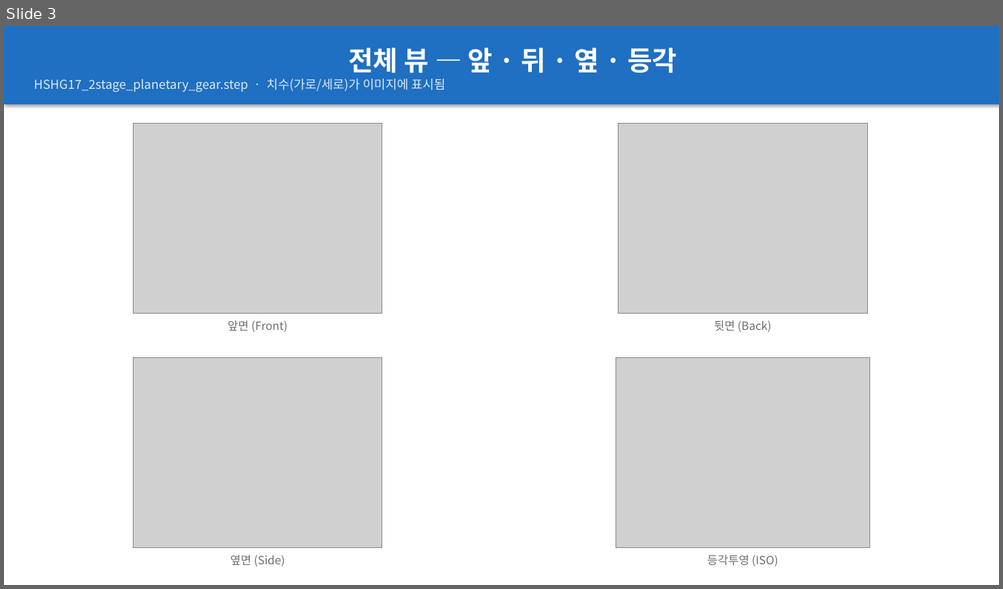
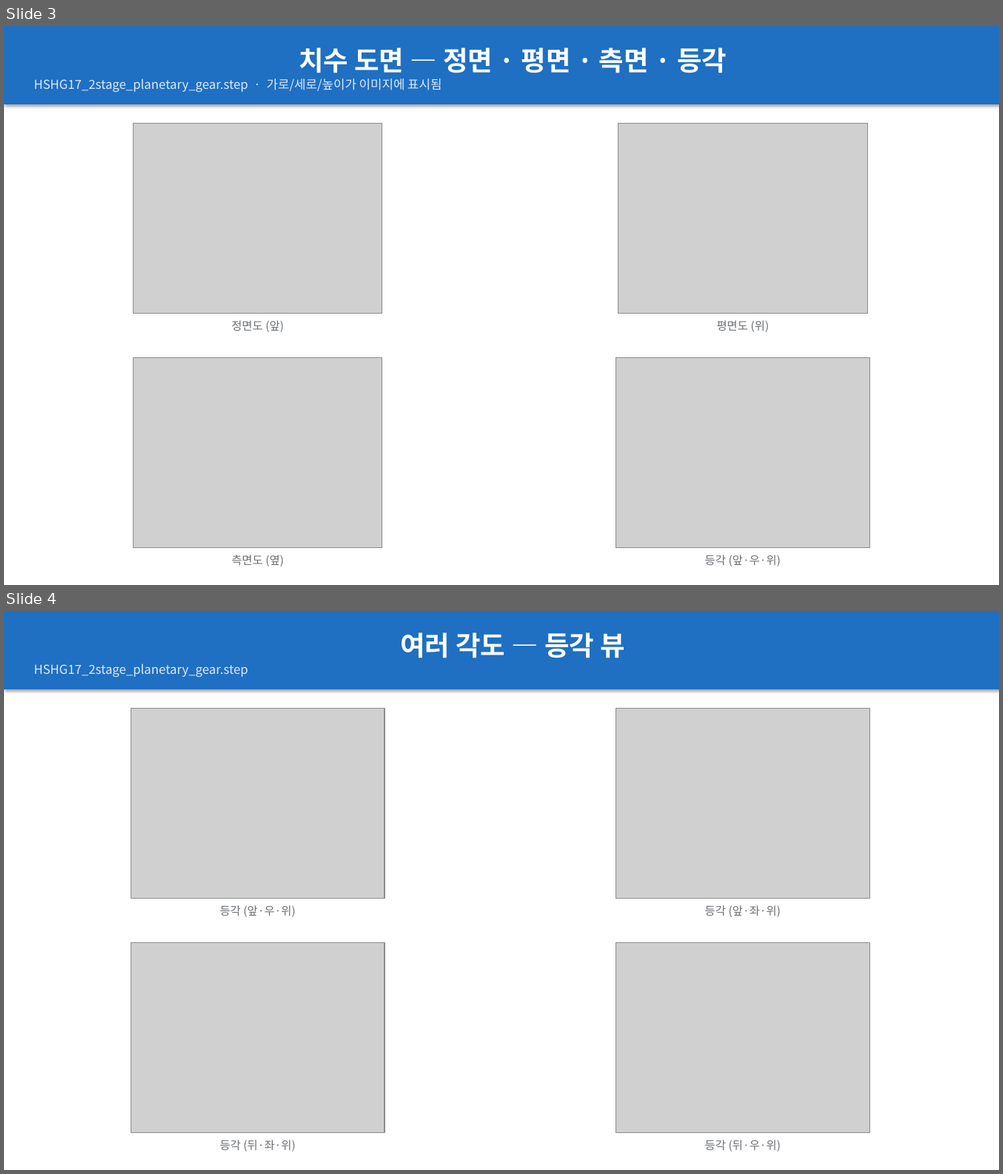
Before and after one commit to Seobuk/Argos, a slide deck: examples/planetary_gear/report/HSHG17_2stage_planetary_gear_report.pptx. Shown one above the other, each under a label of ours: slide 3 before the commit, slides 3 and 4 after it. The pictures are 1003x589 and 1003x1174 pixels, drawn with LibreOffice and Linux fonts; fonts in the diff are those of the drawing; grey boxes stand for pictures. Boxes give left, top, right and bottom in pixels: in the first picture for what was removed or moved away, otherwise in the second. Text is boxed around its words. In the diff, an @@ line names an element or a change of style, - is before the commit and + after.

Commit message:
feature/step-report: refocus report on size + multi-angle photos
Per request, the default report is now visual/dimensional rather than
robot-dynamics oriented:
- Mass / inertia / URDF slides are OFF by default (add back with --with-mass).
  URDF is only computed/written when --with-mass is given.
- Dimensions stated as 가로(X) · 세로(Y) · 높이(Z); each orthographic view is
  annotated with its in-plane dims using these names (consistent everywhere).
- Standard 삼면도: front / TOP / side + iso. Top replaces the redundant back
  view and shows the footprint — fixes flat parts (a PCB only reads from above).
- New "여러 각도" gallery: 4 isometric corners (turntable). Title slide shows
  the part + size.

Slides: title / dimensions / dimensioned-drawing / multi-angle / diameters.
Planetary-gear example regenerated (7 renders); URDF file dropped from it.

```diff
--- a/examples/planetary_gear/report/HSHG17_2stage_planetary_gear_report.pptx
+++ b/examples/planetary_gear/report/HSHG17_2stage_planetary_gear_report.pptx
@@ slide 4 added at [4,611,999,1170], background #FFFFFF @@
@@ rectangle added at [4,611,999,689], fill #1F6FC2, 12 pt, text #DDEAF8 @@
+여러 각도 — 등각 뷰
+HSHG17_2stage_planetary_gear.step
@@ picture added at [131,708,384,898] @@
@@ picture added at [616,708,870,898] @@
@@ text added at [220,906,295,917], 11 pt, text #6A6E73 @@
+등각 (앞·우·위)
@@ text added at [705,906,780,917], 11 pt, text #6A6E73 @@
+등각 (앞·좌·위)
@@ picture added at [131,943,384,1133] @@
@@ picture added at [616,943,870,1133] @@
@@ text added at [220,1140,295,1152], 11 pt, text #6A6E73 @@
+등각 (뒤·좌·위)
@@ text added at [705,1140,780,1152], 11 pt, text #6A6E73 @@
+등각 (뒤·우·위)
@@ slide 3 changed as well @@
@@ text in rectangle at [34,47,726,92]: text changed @@
-전체 뷰 — 앞 · 뒤 · 옆 · 등각
-HSHG17_2stage_planetary_gear.step · 치수(가로/세로)가 이미지에 표시됨
+치수 도면 — 정면 · 평면 · 측면 · 등각
+HSHG17_2stage_planetary_gear.step · 가로/세로/높이가 이미지에 표시됨
@@ text at [231,321,284,332]: text changed @@
-앞면 (Front)
+정면도 (앞)
@@ text at [717,321,769,332]: text changed @@
-뒷면 (Back)
+평면도 (위)
@@ text at [231,555,284,567]: text changed @@
-옆면 (Side)
+측면도 (옆)
@@ text at [705,555,780,567]: text changed @@
-등각투영 (ISO)
+등각 (앞·우·위)
```
Also in this commit, not shown: 2 other slides changed, 1 other slide added, 3 slides removed, 12 other files.
